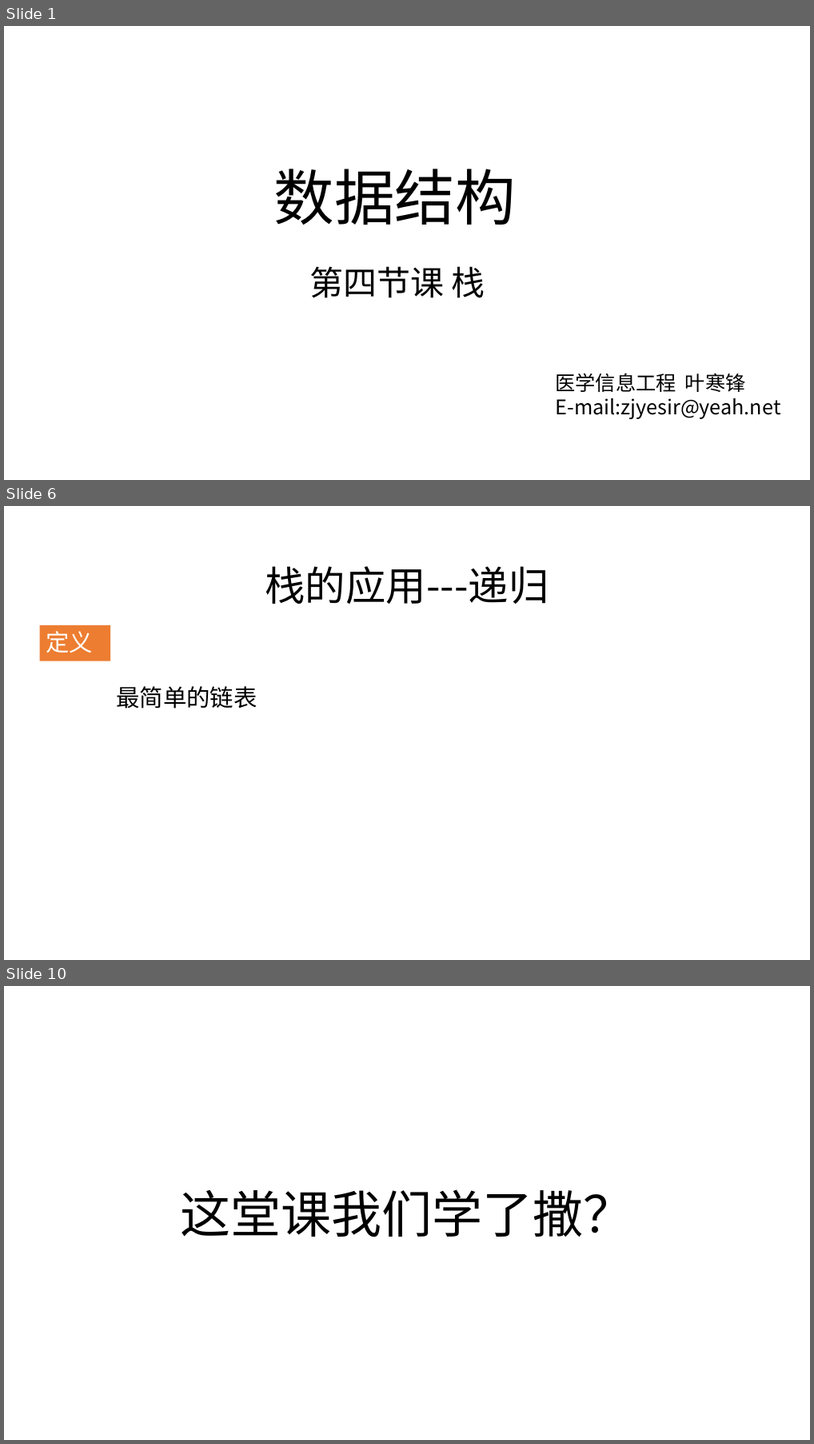
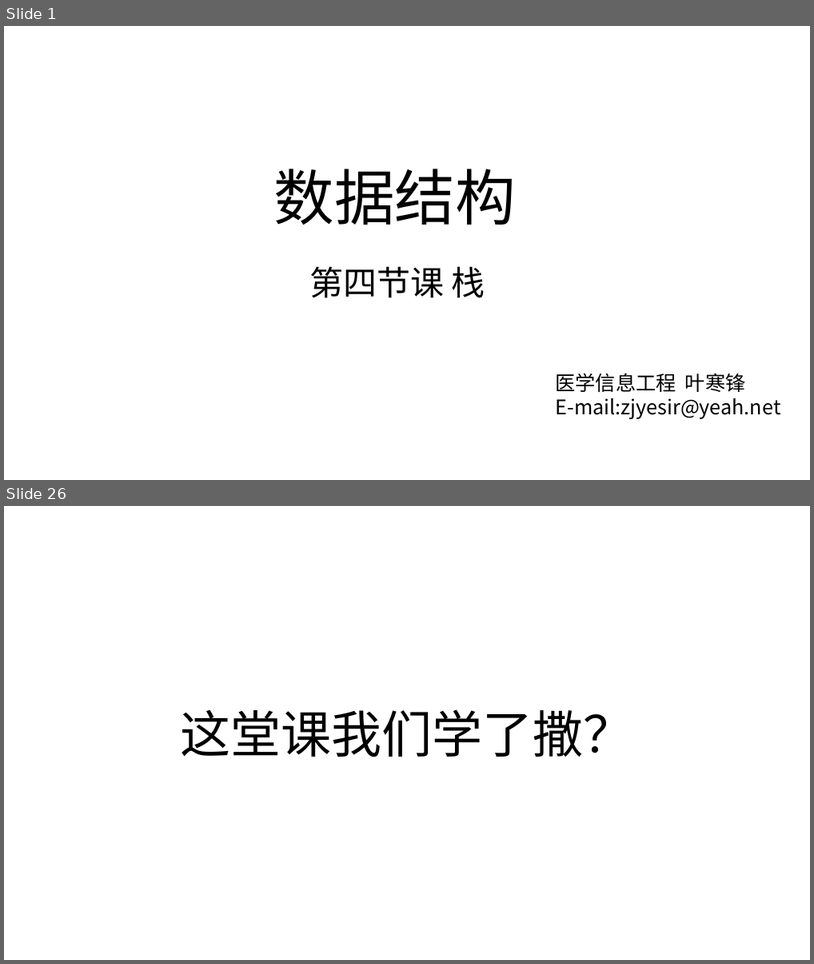
Before and after one commit to zjyesir/hmc_data_structure, a slide deck: ppt/3.1栈.pptx. Shown one above the other, each under a label of ours: slides 1, 6 and 10 before the commit, slides 1 and 26 after it; the slides between them are not shown. The pictures are 814x1444 and 814x964 pixels, drawn with LibreOffice and Linux fonts; fonts in the diff are those of the drawing; background and template pictures are left out. Boxes give left, top, right and bottom in pixels: in the first picture for what was removed or moved away, otherwise in the second. Text is boxed around its words. In the diff, an @@ line names an element or a change of style, - is before the commit and + after.

```diff
--- a/ppt/3.1栈.pptx
+++ b/ppt/3.1栈.pptx
@@ slide 6 removed at [4, 506, 810, 960], background picture (left out) @@
@@ text removed at [266, 566, 550, 604] @@
-栈的应用---递归
@@ rectangle removed at [40, 625, 110, 661] @@
-定义
@@ text removed at [117, 686, 258, 708] @@
-最简单的链表
@@ what was slide 10 is now slide 26 @@
```
Also in this commit, not shown: 5 slides changed, 19 slides added, 3 other slides removed, 11 other files.
